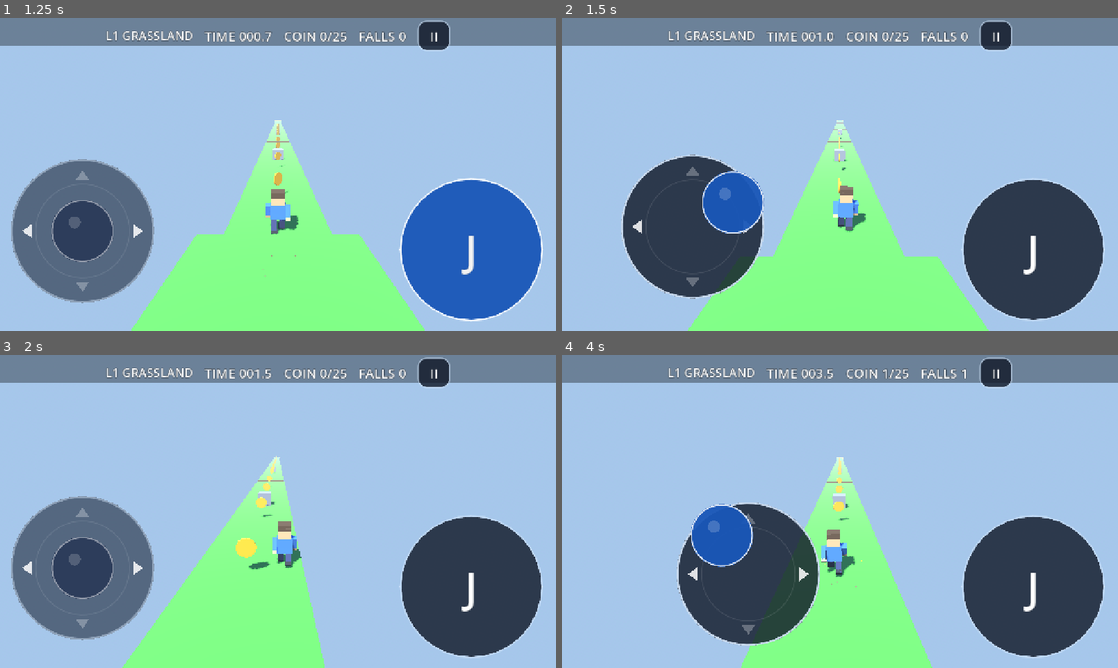
Above: before the commit, frames 1-4 (two rows, left to right).
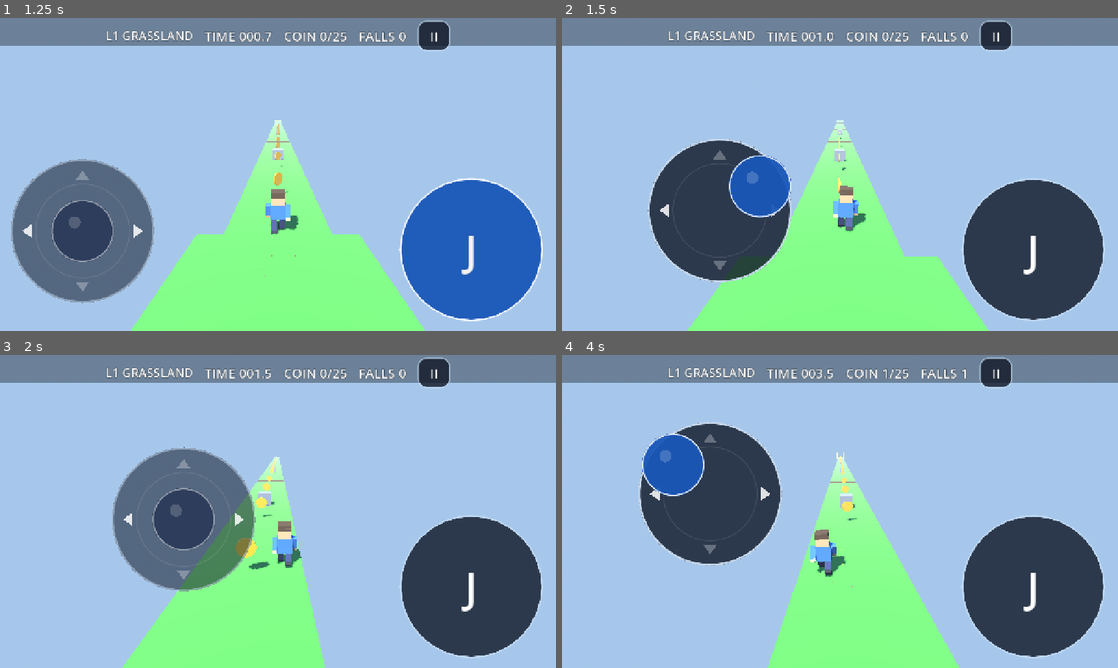
Above: after the commit, the same moments.

Repository: cykgames/001-parkour
Game: Godot game, scene res://Main.tscn
The game is run twice, just before and just after one commit, with the same random seed, the same clock (stepped at 60 frames per second) and the same inputs. Sound files missing from this copy of the repository are replaced by a short silence.
Inputs (mouse positions are in pixels of both pictures, inside the frame that each line leads up to):
- Up to frame 1 (1.25 s): click "J" at 0.5 s
- Up to frame 2 (1.5 s): drag from (689, 227) to (895, 105) at 1.27 s
- Up to frame 3 (2 s): no input
- Up to frame 4 (4 s): drag from (728, 527) to (812, 574) at 2.02 s; move the mouse to (895, 442) at 2.77 s; hold Right (move_right) 2.78-3.5 s; tap Space (jump) at 2.85 s; click (895, 442) at 2.92 s; drag from (812, 574) to (673, 464) at 3.52 s

Frame 1 is identical in both runs. In frame 2, 6.8% of the frame differs, in the area x 10-42%, y 38-90%; in frame 3, 17%; in frame 4, 19%, in the area x 13-72%, y 21-100%.

Commit message:
HUD v6: joystick follows finger + 1.5x effective touch radius (jump + disc)
Joystick disc is MOUSE_FILTER_IGNORE, driven by HUD._unhandled_input so the finger is tracked anywhere on screen; drag_to slides the whole disc after the finger past KNOB_MAX so steering never drops. New JumpButton._has_point = 1.5x RADIUS circular hit area (works outside the rect). GRAB_RADIUS=1.5R for the disc. Unit test rewritten (follow + hit bounds); headless 3 levels 0 falls 3 stars; verified on A57 (follow/release/jump-hit/jump-miss).

Diff:
--- a/HUD.gd
+++ b/HUD.gd
@@ -57,8 +57,13 @@
 
 func _mk_button(text: String, size: int) -> Button:
 	var b := Button.new()
+	_style_button(b, text, size)
+	return b
+
+
+func _style_button(b: Button, text: String, fsize: int) -> void:
 	b.text = text
-	b.add_theme_font_size_override("font_size", size)
+	b.add_theme_font_size_override("font_size", fsize)
 	b.add_theme_color_override("font_color", Color(1, 1, 1))
 	b.add_theme_color_override("font_outline_color", Color(0, 0, 0, 0.55))
 	b.add_theme_constant_override("outline_size", 3)
@@ -79,7 +84,6 @@
 	sbp.set_content_margin_all(14)
 	b.add_theme_stylebox_override("pressed", sbp)
 	b.add_theme_stylebox_override("hover", sbp)
-	return b
 
 
 func _centered(ctrl: Control, top: float, bottom: float, half_w: float = 320.0) -> void:
@@ -174,7 +178,9 @@
 
 	# Touch controls: jump key (bottom-right) — same footprint as the
 	# joystick disc (2*RADIUS = 330), circular to match the pad's look.
-	_jump_button = _mk_button("J", 96)
+	# JumpButton enlarges the effective touch radius to 1.5x the graphic.
+	_jump_button = JumpButton.new()
+	_style_button(_jump_button, "J", 96)
 	var jd := Joystick.RADIUS * 2.0
 	_jump_button.set_anchors_preset(Control.PRESET_BOTTOM_RIGHT)
 	_jump_button.offset_left = -jd - 30; _jump_button.offset_right = -30
@@ -240,6 +246,29 @@
 		print("HUDREPORT level=", Game.level_index, " time=", snappedf(time, 0.1), " falls=", falls, " coins=", coins, " pos=", player.position)
 
 
+## Joystick touch routing. The disc is MOUSE_FILTER_IGNORE, so presses/drags
+## over it fall through to here; this tracks the finger ANYWHERE on screen
+## (the disc follows it), which _gui_input could not guarantee once the thumb
+## left the zone. The jump key is a real JumpButton handled by the GUI, so it
+## never reaches here. emulate_touch_from_mouse makes this work on desktop too.
+func _unhandled_input(event: InputEvent) -> void:
+	if paused or finished:
+		return
+	var touch := event as InputEventScreenTouch
+	if touch != null:
+		var lp := _joy.get_global_transform_with_canvas().affine_inverse() * touch.position
+		if touch.pressed:
+			if _joy.touch_index() == -1 and _joy.can_activate(lp):
+				_joy.press_at(lp, touch.index)
+		elif touch.index == _joy.touch_index():
+			_joy.release_touch()
+		return
+	var drag := event as InputEventScreenDrag
+	if drag != null and drag.index == _joy.touch_index():
+		var lp := _joy.get_global_transform_with_canvas().affine_inverse() * drag.position
+		_joy.drag_to(lp)
+
+
 func get_time() -> float:
 	return time
 
--- a/Joystick.gd
+++ b/Joystick.gd
@@ -1,7 +1,11 @@
 class_name Joystick
 extends Control
-## Floating virtual joystick disc. Touch anywhere inside the zone: the disc
-## re-centers under the finger, drag to steer, release to spring back.
+## Floating virtual joystick disc. HUD drives it from _unhandled_input so the
+## finger is tracked ANYWHERE on screen and never lost when it leaves the zone.
+## Touch in the bottom-left zone (or within GRAB_RADIUS of the disc) grabs it;
+## the disc re-centers under the finger, drag to steer, release to spring back.
+## When the finger outruns the knob's reach the WHOLE disc follows it, so
+## steering keeps full magnitude no matter how far the thumb travels.
 ## Output is a FULL Vector2 (-1..1 per axis, radial deadzone):
 ##   x = strafe (consumed by Player.input_dir.x today)
 ##   y = reserved for a future forward/back axis (not consumed yet)
@@ -14,6 +18,9 @@
 const KNOB_RADIUS := 72.0
 const KNOB_MAX := 108.0
 const DEADZONE := 0.12
+## Effective grab radius = 1.5x the drawn disc: control works even when the
+## finger is outside the graphic (user request).
+const GRAB_RADIUS := RADIUS * 1.5
 
 var output := Vector2.ZERO
 var active := false
@@ -24,7 +31,9 @@
 
 
 func _ready() -> void:
-	mouse_filter = Control.MOUSE_FILTER_STOP
+	# Pure drawing surface; HUD owns touch routing via _unhandled_input so the
+	# stick keeps following the finger even far outside this control's rect.
+	mouse_filter = Control.MOUSE_FILTER_IGNORE
 	_center = home_center
 
 
@@ -37,9 +46,56 @@
 	return d.normalized() * m
 
 
+func touch_index() -> int:
+	return _touch
+
+
+func center() -> Vector2:
+	return _center
+
+
+## True if a press at local point p should grab the stick: inside the
+## bottom-left zone, or within the 1.5x effective radius of the disc.
+func can_activate(p: Vector2) -> bool:
+	var zone := Rect2(Vector2.ZERO, size)
+	return zone.has_point(p) or p.distance_to(_center) <= GRAB_RADIUS
+
+
+func press_at(p: Vector2, index: int) -> void:
+	_touch = index
+	active = true
+	_center = p
+	_knob = Vector2.ZERO
+	output = Vector2.ZERO
+	activated.emit()
+	queue_redraw()
+
+
+func drag_to(p: Vector2) -> void:
+	if not active:
+		return
+	var d := p - _center
+	var dist := d.length()
+	if dist > KNOB_MAX:
+		# Finger outran the knob: slide the whole disc after it so the knob
+		# stays pinned at the rim and steering keeps full magnitude. This is
+		# the "follow" fix -- steering never drops when the thumb goes wide.
+		var dir := d / dist
+		_center = p - dir * KNOB_MAX
+		_knob = dir * KNOB_MAX
+	else:
+		_knob = d
+	output = compute_output(_knob)
+	queue_redraw()
+
+
 func force_release() -> void:
 	if _touch != -1 or active:
 		_release()
+
+
+func release_touch() -> void:
+	_release()
 
 
 func _release() -> void:
@@ -48,40 +104,6 @@
 	output = Vector2.ZERO
 	released.emit()
 	queue_redraw()
-
-
-func _clamp_center(p: Vector2) -> Vector2:
-	var pad := RADIUS + 6.0
-	return Vector2(
-		clampf(p.x, pad, maxf(pad, size.x - pad)),
-		clampf(p.y, pad, maxf(pad, size.y - pad)))
-
-
-func _gui_input(event: InputEvent) -> void:
-	var touch := event as InputEventScreenTouch
-	if touch != null:
-		if touch.pressed and _touch == -1:
-			_touch = touch.index
-			active = true
-			_center = _clamp_center(touch.position)
-			_knob = Vector2.ZERO
-			output = Vector2.ZERO
-			activated.emit()
-			queue_redraw()
-			accept_event()
-		elif not touch.pressed and touch.index == _touch:
-			_release()
-			accept_event()
-		return
-	var drag := event as InputEventScreenDrag
-	if drag != null and drag.index == _touch:
-		var d := drag.position - _center
-		if d.length() > KNOB_MAX:
-			d = d.normalized() * KNOB_MAX
-		_knob = d
-		output = compute_output(d)
-		queue_redraw()
-		accept_event()
 
 
 func _process(delta: float) -> void:
--- /dev/null
+++ b/JumpButton.gd
@@ -0,0 +1,8 @@
+class_name JumpButton
+extends Button
+## Jump key with an enlarged circular hit area. The drawn key is a disc of
+## radius Joystick.RADIUS; the effective touch radius is 1.5x that, so taps
+## just outside the graphic still register (user request). _has_point is the
+## engine's hit-test hook and is honored even outside the control's rect.
+func _has_point(point: Vector2) -> bool:
+	return point.distance_to(size * 0.5) <= Joystick.RADIUS * 1.5
--- a/tools/test_joystick.gd
+++ b/tools/test_joystick.gd
@@ -1,5 +1,7 @@
 extends Node
-## Headless unit test: Joystick output math + touch event path + release.
+## Headless unit test: Joystick output math + driven input path + follow + release.
+## The disc is MOUSE_FILTER_IGNORE; HUD drives press_at/drag_to/release_touch
+## from _unhandled_input. This test exercises that API directly.
 ## Run: Godot_v4.7.2-stable_win64_console.exe --headless --path . res://tools/test_joystick.tscn
 
 var _fails := 0
@@ -28,51 +30,62 @@
 		_expect(m >= prev - 0.0001, "monotonic at %d" % i)
 		prev = m
 
-	# --- event path ---
+	# --- driven input path ---
 	_joy = Joystick.new()
 	_joy.size = Vector2(600, 480)
 	_joy.home_center = Vector2(260, 250)
 	add_child(_joy)
+	_expect(_joy.mouse_filter == Control.MOUSE_FILTER_IGNORE, "disc is IGNORE (HUD routes touch)")
 
-	var down := InputEventScreenTouch.new()
-	down.index = 0
-	down.pressed = true
-	down.position = Vector2(260, 250)
-	_joy._gui_input(down)
-	_expect(_joy.active, "touch activates")
+	# can_activate: generous zone OR 1.5x radius around the disc.
+	_expect(_joy.can_activate(Vector2(100, 100)), "activate inside zone")
+	_expect(_joy.can_activate(Vector2(590, 470)), "activate zone corner")
+	_expect(_joy.can_activate(Vector2(260, 490)), "activate within 1.5R below disc (outside zone)")
+	_expect(not _joy.can_activate(Vector2(260, 520)), "no activate beyond 1.5R outside zone")
+
+	# press_at centers the disc under the finger.
+	_joy.press_at(Vector2(260, 250), 0)
+	_expect(_joy.active and _joy.touch_index() == 0, "press_at activates + tracks index")
 	_expect(_joy.output == Vector2.ZERO, "center press = zero output")
+	_expect(_joy.center().distance_to(Vector2(260, 250)) < 0.001, "disc centers under finger")
 
-	var drag := InputEventScreenDrag.new()
-	drag.index = 0
-	drag.position = Vector2(368, 250)
-	_joy._gui_input(drag)
+	# drag within knob travel: disc stays, output scales.
+	_joy.drag_to(Vector2(368, 250))
 	_expect(absf(_joy.output.x - 1.0) < 0.001 and absf(_joy.output.y) < 0.001, "drag right -> x=1")
+	_expect(_joy.center().distance_to(Vector2(260, 250)) < 0.001, "disc stays within travel")
+	_joy.drag_to(Vector2(260, 142))
+	_expect(absf(_joy.output.y + 1.0) < 0.001, "drag up -> y=-1")
+	_joy.drag_to(Vector2(260, 250))
+	_expect(_joy.output == Vector2.ZERO, "back to center = zero")
 
-	drag.position = Vector2(260, 142)
-	_joy._gui_input(drag)
-	_expect(absf(_joy.output.y + 1.0) < 0.001, "drag up -> y=-1")
+	# FOLLOW: finger outruns the knob -> whole disc slides after it, output
+	# keeps full magnitude (the "steering never drops" fix).
+	_joy.drag_to(Vector2(600, 250))
+	_expect(absf(_joy.output.x - 1.0) < 0.001, "follow: far right still x=1")
+	_expect(_joy.center().distance_to(Vector2(492, 250)) < 0.001, "follow: disc moved after finger")
+	_joy.drag_to(Vector2(900, 250))
+	_expect(absf(_joy.output.x - 1.0) < 0.001, "follow: even farther still x=1")
+	_expect(_joy.center().distance_to(Vector2(792, 250)) < 0.001, "follow: disc keeps tracking")
 
-	# second finger must not steal the stick
-	var down2 := InputEventScreenTouch.new()
-	down2.index = 1
-	down2.pressed = true
-	down2.position = Vector2(50, 50)
-	_joy._gui_input(down2)
-	_expect(_joy.active and absf(_joy.output.y + 1.0) < 0.001, "second finger ignored")
+	# release zeroes output and clears the tracked index.
+	_joy.release_touch()
+	_expect(not _joy.active and _joy.output == Vector2.ZERO and _joy.touch_index() == -1, "release zeroes output")
 
-	var up := InputEventScreenTouch.new()
-	up.index = 0
-	up.pressed = false
-	up.position = Vector2(260, 142)
-	_joy._gui_input(up)
-	_expect(not _joy.active and _joy.output == Vector2.ZERO, "release zeroes output")
-
-	# floating re-center clamps disc inside the zone
-	down.position = Vector2(10, 10)
-	_joy._gui_input(down)
-	_expect(_joy._center.distance_to(Vector2(171, 171)) < 0.001, "floating center clamped")
+	# force_release (used on pause) clears a held stick.
+	_joy.press_at(Vector2(100, 100), 0)
+	_joy.drag_to(Vector2(208, 100))
+	_expect(_joy.active and absf(_joy.output.x - 1.0) < 0.001, "re-grab after release")
 	_joy.force_release()
 	_expect(not _joy.active and _joy.output == Vector2.ZERO, "force_release")
+
+	# --- JumpButton enlarged circular hit area (1.5x graphic radius) ---
+	var jb := JumpButton.new()
+	jb.size = Vector2(330, 330)  # drawn disc radius 165; effective 247.5
+	_expect(jb._has_point(Vector2(165, 165)), "jump center hit")
+	_expect(jb._has_point(Vector2(165, -35)), "jump 200px above center hit (<247.5, outside graphic)")
+	_expect(jb._has_point(Vector2(-75, 165)), "jump 240px left hit (<247.5, outside rect)")
+	_expect(not jb._has_point(Vector2(165, -95)), "jump 260px above miss (>247.5)")
+	_expect(not jb._has_point(Vector2(415, 165)), "jump 250px right miss (>247.5)")
 
 	if _fails == 0:
 		print("JOYSTICK_TEST_PASS")
Not shown, added: JumpButton.gd.uid
Not shown, changed: docs/W7_CHECKPOINT.md
